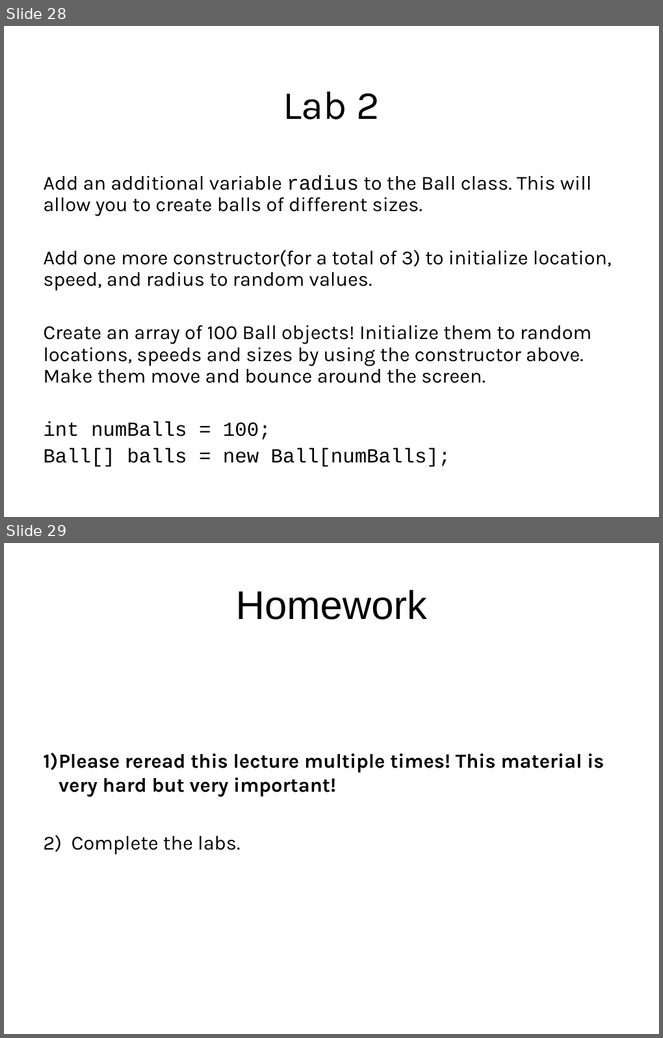
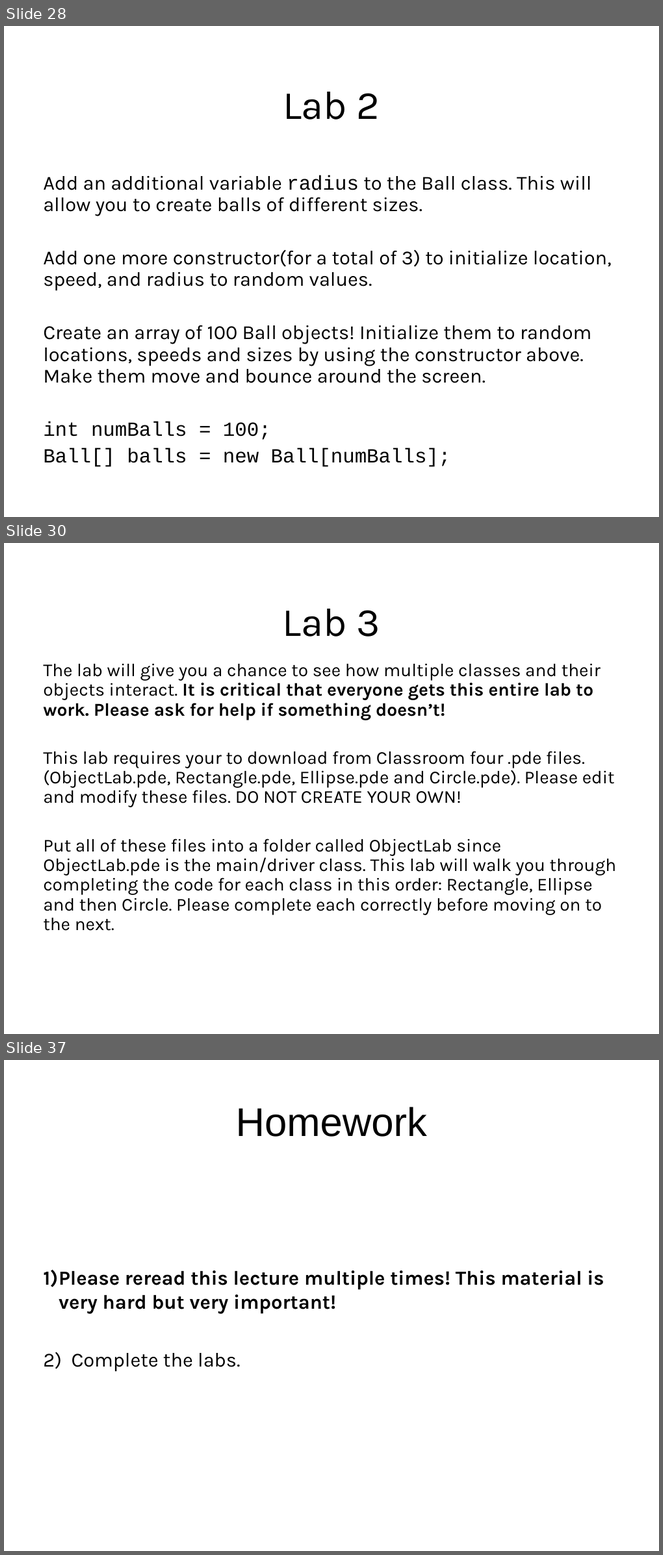
Before and after one commit to LongBaoNguyen/longbaonguyen.github.io, a slide deck: courses/apcsp/lecture11.ppt. Shown one above the other, each under a label of ours: slides 28 and 29 before the commit, slides 28, 30 and 37 after it; the slides between them are not shown. The pictures are 663x1038 and 663x1555 pixels, drawn with LibreOffice and Linux fonts; fonts in the diff are those of the drawing; background and template pictures are left out. Boxes give left, top, right and bottom in pixels: in the first picture for what was removed or moved away, otherwise in the second. Text is boxed around its words. In the diff, an @@ line names an element or a change of style, - is before the commit and + after.

```diff
--- a/courses/apcsp/lecture11.ppt
+++ b/courses/apcsp/lecture11.ppt
@@ slide 30 added at box(4, 543, 659, 1034), background picture (left out) @@
@@ title added at box(283, 609, 380, 637), 44 pt, text #000000 @@
+Lab 3
@@ text added at box(43, 663, 617, 931), 20 pt, text #000000 @@
+The lab will give you a chance to see how multiple classes and their objects interact. It is critical that everyone gets this entire lab to work. Please ask for help if something doesn’t!
+This lab requires your to download from Classroom four .pde files.(ObjectLab.pde, Rectangle.pde, Ellipse.pde and Circle.pde). Please edit and modify these files. DO NOT CREATE YOUR OWN!
+Put all of these files into a folder called ObjectLab since ObjectLab.pde is the main/driver class. This lab will walk you through completing the code for each class in this order: Rectangle, Ellipse and then Circle. Please complete each correctly before moving on to the next.
@@ what was slide 29 is now slide 37 @@
```
Also in this commit, not shown: 1 slide changed, 7 other slides added, 5 other files.
